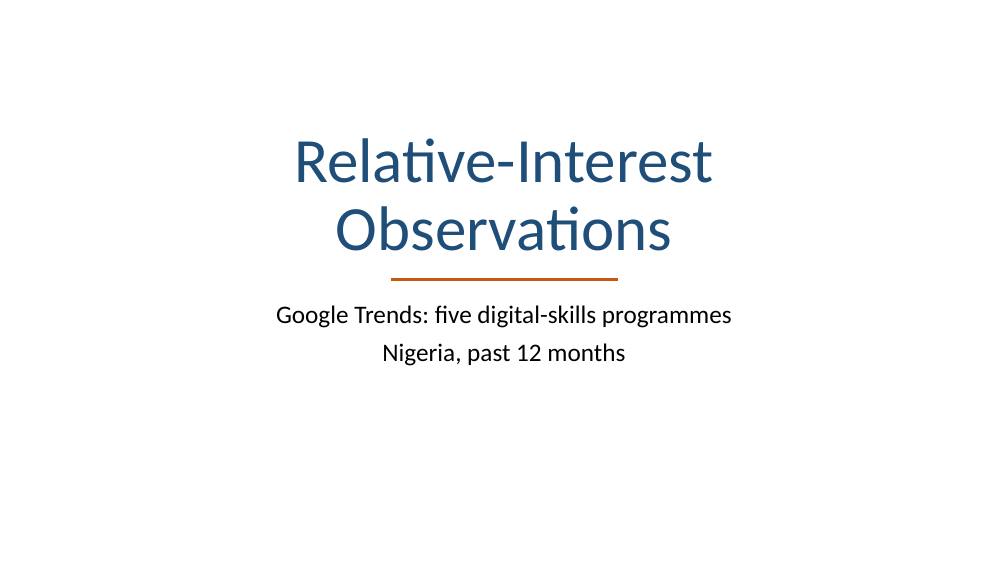
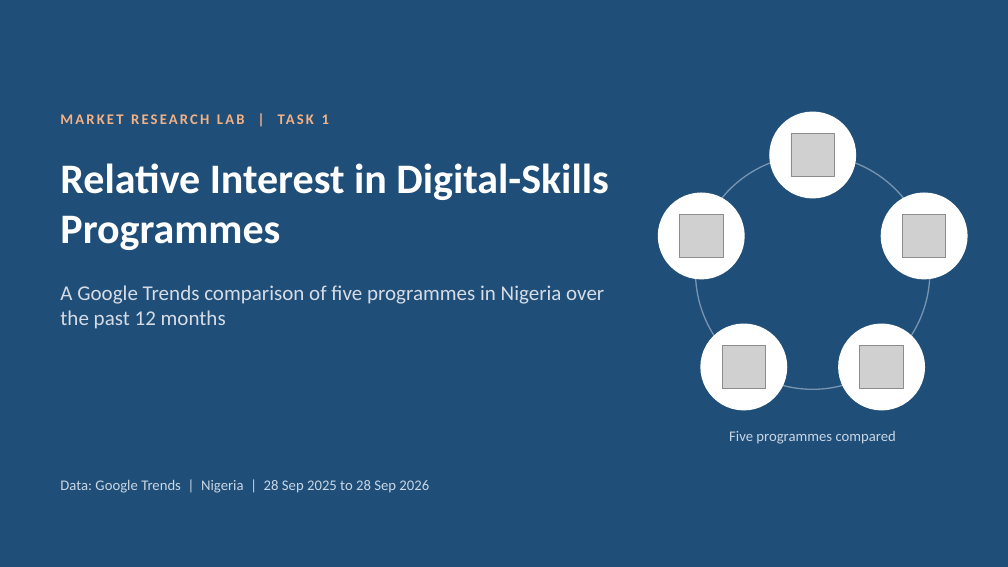
Before and after one commit to BadboyVee/BlackHoleeee, a slide deck: slide 1 of assignment/Relative_Interest_Pie_Chart.pptx. Drawn at 1008x567 pixels with LibreOffice and Linux fonts; fonts in the diff are those of the drawing; grey boxes stand for pictures. Boxes give left, top, right and bottom in pixels: in the first picture for what was removed or moved away, otherwise in the second. Text is boxed around its words. In the diff, an @@ line names an element or a change of style, - is before the commit and + after.

```diff
--- a/assignment/Relative_Interest_Pie_Chart.pptx
+++ b/assignment/Relative_Interest_Pie_Chart.pptx
@@ background #FFFFFF to #1F4E79 @@
@@ text added at bbox=[322, 114, 329, 124], 14 pt, text #F4B183, bold @@
+MARKET RESEARCH LAB | TASK 1
@@ ellipse added at bbox=[770, 112, 857, 199], fill #FFFFFF @@
@@ title removed at bbox=[294, 138, 714, 251] @@
-Relative-Interest Observations
@@ picture added at bbox=[791, 133, 834, 176] @@
@@ title at bbox=[60, 163, 608, 250]: text changed; size 24 to 40 pt; text colour #000000 to #FFFFFF; bold on @@
-Google Trends: five digital-skills programmes
-Nigeria, past 12 months
+Relative Interest in Digital-Skills Programmes
@@ ellipse added at bbox=[696, 155, 930, 389], outline #FFFFFF 1.25 pt @@
@@ ellipse added at bbox=[658, 193, 745, 280], fill #FFFFFF @@
@@ ellipse added at bbox=[881, 193, 968, 280], fill #FFFFFF @@
@@ picture added at bbox=[680, 214, 723, 257] @@
@@ picture added at bbox=[903, 214, 946, 257] @@
@@ text added at bbox=[60, 285, 604, 329], 20 pt, text #D6DCE5 @@
+A Google Trends comparison of five programmes in Nigeria over the past 12 months
@@ line removed from (391, 280) to (618, 280) @@
@@ ellipse added at bbox=[700, 324, 787, 411], fill #FFFFFF @@
@@ ellipse added at bbox=[839, 324, 926, 411], fill #FFFFFF @@
@@ picture added at bbox=[722, 346, 765, 389] @@
@@ picture added at bbox=[860, 346, 903, 389] @@
@@ text added at bbox=[729, 431, 896, 444], 14 pt, text #C9D6E3 @@
+Five programmes compared
@@ text added at bbox=[60, 480, 429, 493], 14 pt, text #C9D6E3 @@
+Data: Google Trends | Nigeria | 28 Sep 2025 to 28 Sep 2026
```
Also in this commit, not shown: 5 slides added, 2 slides removed, 11 other files.
